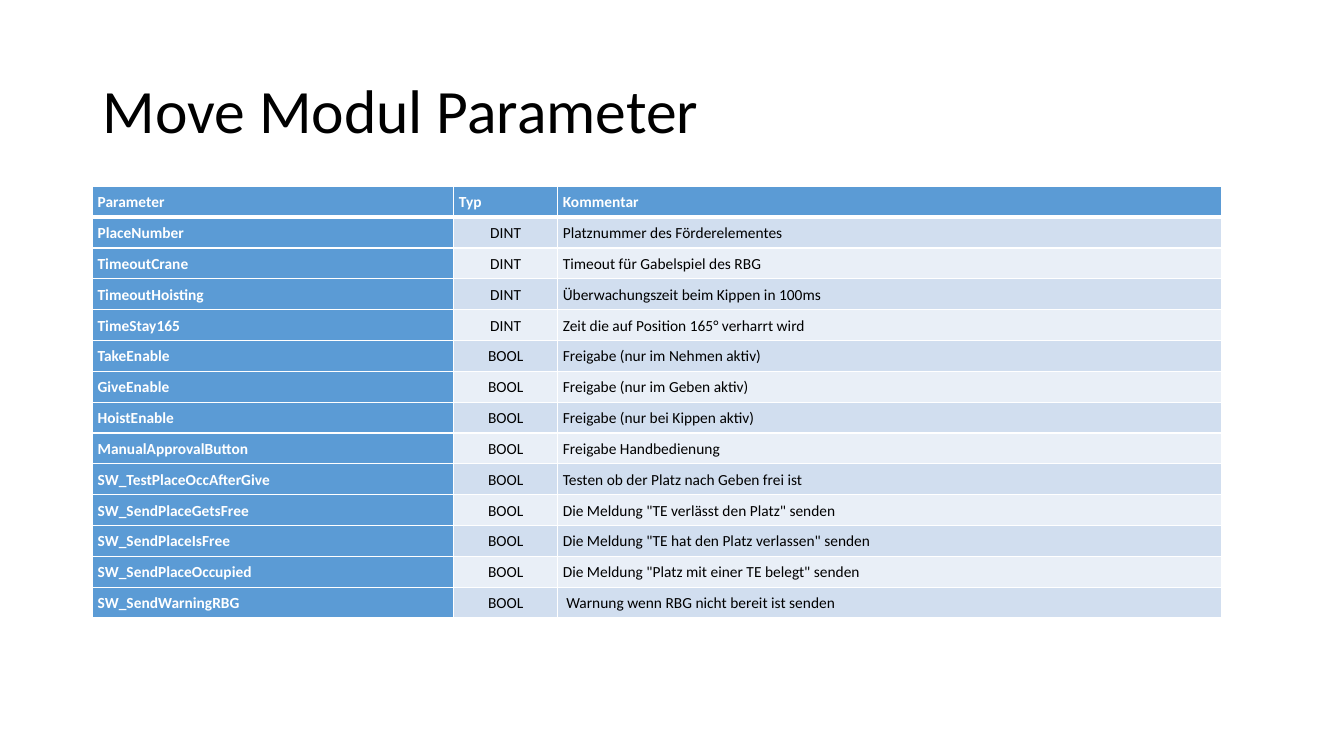
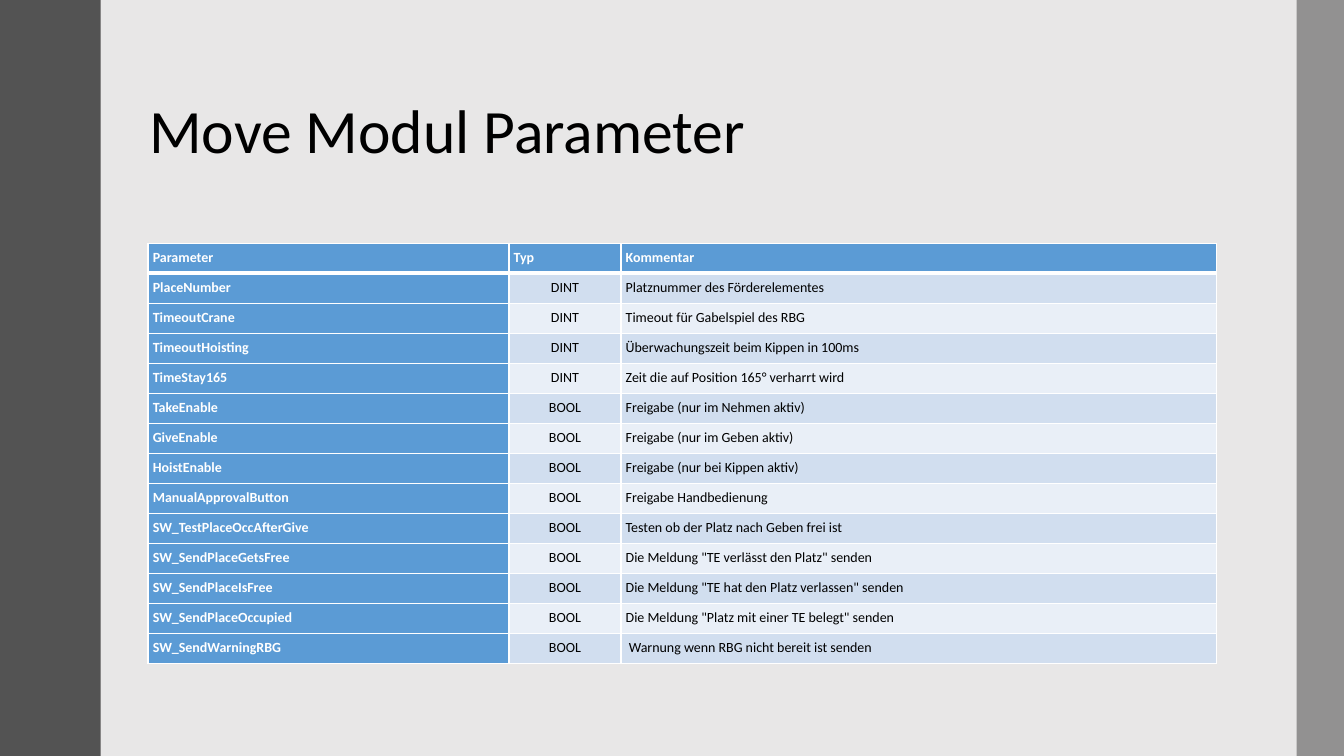
Before and after one commit to AkazeX/Schule, a slide deck: slide 17 of IPA.pptx (slide 16 before the commit). Drawn at 1344x756 pixels with LibreOffice and Linux fonts; fonts in the diff are those of the drawing. Boxes give left, top, right and bottom in pixels: in the first picture for what was removed or moved away, otherwise in the second. Text is boxed around its words. In the diff, an @@ line names an element or a change of style, - is before the commit and + after.

```diff
--- a/IPA.pptx
+++ b/IPA.pptx
@@ background #FFFFFF to #E9E7E7 @@
@@ rectangle added at box(0, 0, 101, 756), fill #525252 @@
@@ rectangle added at box(1297, 0, 1344, 756), fill #595959 at 60% opacity @@
@@ title "Move Modul Parameter": place and size @@
-title "Move Modul Parameter" at box(102, 90, 698, 134)
+title "Move Modul Parameter" at box(149, 110, 745, 154)
@@ table at box(148, 243, 1217, 663) @@
@@ size 11 to 10 pt @@
@@ table: place and size @@
-table at box(93, 187, 1223, 615)
+table at box(148, 243, 1217, 663)
```
Also in this commit, not shown: 18 other slides changed, 2 slides added, 1 slide removed, 1 other file.
